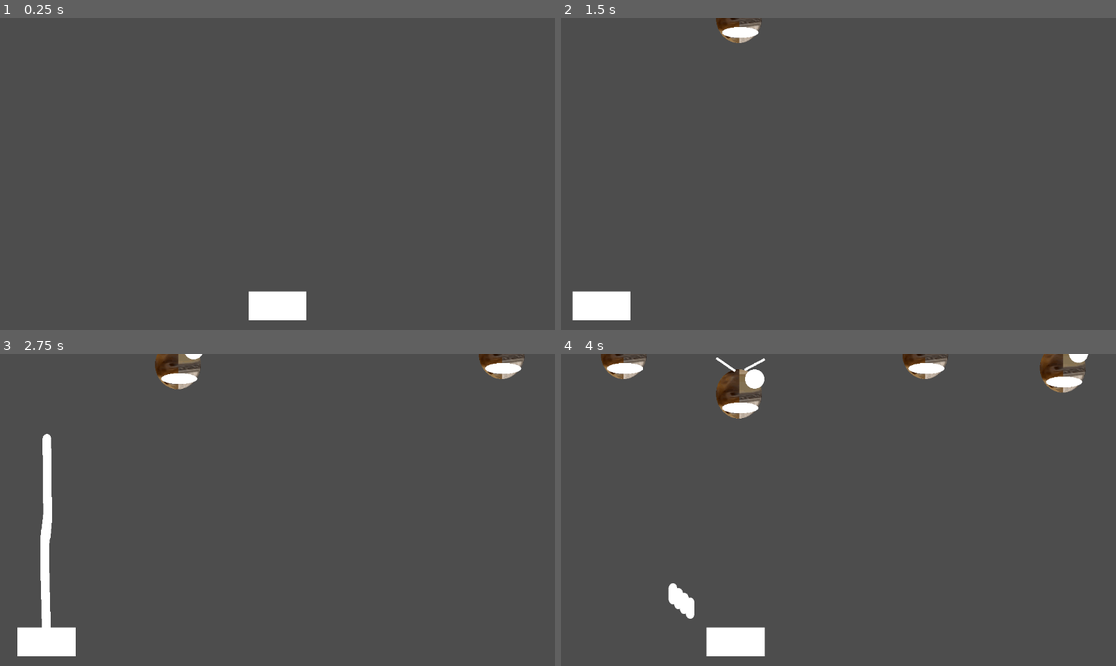
Above: before the commit, frames 1-4 (two rows, left to right).
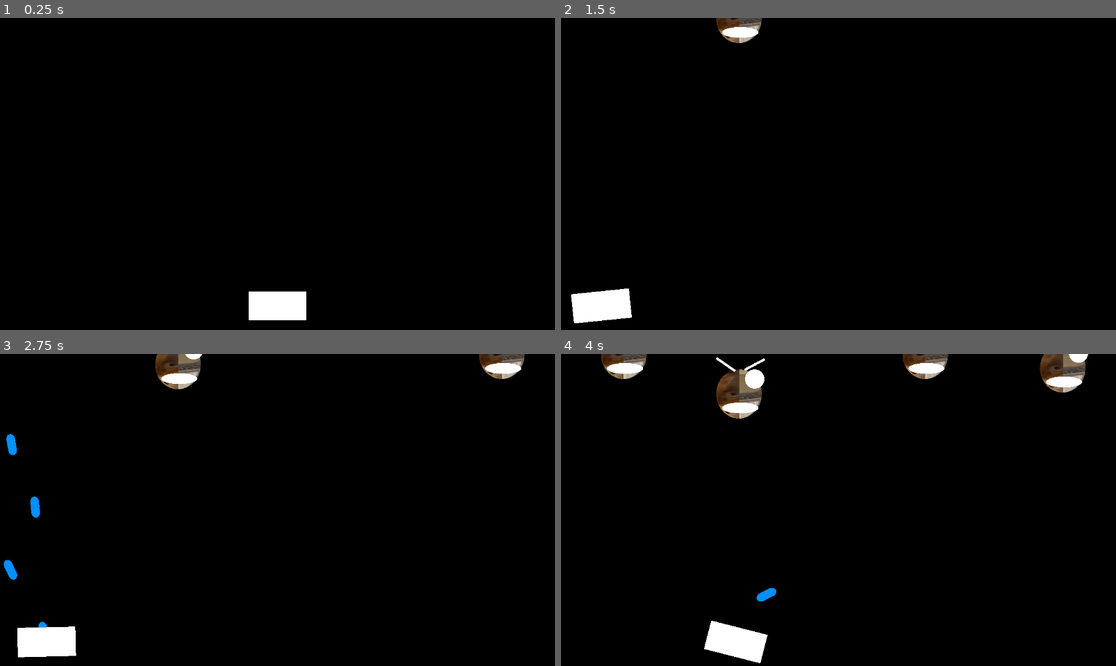
Above: after the commit, the same moments.

Repository: MannyFluss/GameInAnHour
Game: Godot game, scene res://Ngbb2012/Main.tscn
The game is run twice, just before and just after one commit, with the same random seed, the same clock (stepped at 60 frames per second) and the same inputs.
Inputs:
- Up to frame 1 (0.25 s): no input
- Up to frame 2 (1.5 s): tap Enter at 0.5 s; hold A (a) 0.53-1.28 s; tap D (d) at 0.8, 1.35 s
- Up to frame 3 (2.75 s): tap Space (space) at 1.55 s; hold Space (space) from 2.03 s (still down); tap A (a) at 2.3 s
- Up to frame 4 (4 s): release Space (space) at 2.78 s; tap A (a) at 2.85 s; tap D (d) at 3.05 s; hold D (d) from 3.53 s (still down); tap Space (space) at 3.8 s

The runs differ from the first frame. In frame 1, 99% of the frame differs, in the area x 0-100%, y 0-100%; in frame 2, 99%; in frame 3, 98%; in frame 4, 96%.

Commit message:
Update

Diff:
--- a/MannyFolder/Alien/Alien.gd
+++ b/MannyFolder/Alien/Alien.gd
@@ -1,5 +1,10 @@
 extends RigidBody2D
 class_name Alien
+
+@export
+var initailHealth = 100
+
+var health = initailHealth
 
 # Called when the node enters the scene tree for the first time.
 @export
@@ -14,7 +19,8 @@
 
 # Called every frame. 'delta' is the elapsed time since the previous frame.
 func _process(delta):
-	pass
+	if global_position.y > get_window().size.y + 100:
+		timeToGetDestroyed()
 
 
 func _on_timer_timeout():
@@ -24,3 +30,8 @@
 func timeToGetDestroyed():
 	queue_free()
 	pass
+
+func applyDamage(damage : float):
+	health = max(health - damage, 0)
+	if health <= 0:
+		timeToGetDestroyed()
--- a/Ngbb2012/Larser.gd
+++ b/Ngbb2012/Larser.gd
@@ -2,7 +2,10 @@
 
 var vel = Vector2.ZERO
 
-func fire(vec2):
+var larserDamage : float
+
+func fire(vec2, damage):
+	larserDamage = damage
 	vel = vec2
 
 # Called when the node enters the scene tree for the first time.
@@ -21,3 +24,9 @@
 func edge_check():
 	if global_position.y < -100:
 		queue_free()
+
+
+func _on_area_2d_body_entered(body):
+	if body is Alien:
+		body.applyDamage(larserDamage)
+		queue_free()
--- a/Ngbb2012/Larser.tscn
+++ b/Ngbb2012/Larser.tscn
@@ -1,13 +1,25 @@
-[gd_scene load_steps=3 format=3 uid="uid://p1ypf3dp8rx"]
+[gd_scene load_steps=4 format=3 uid="uid://p1ypf3dp8rx"]
 
 [ext_resource type="Script" path="res://Ngbb2012/Larser.gd" id="1_wo062"]
 
 [sub_resource type="CapsuleMesh" id="CapsuleMesh_b1oo8"]
 
+[sub_resource type="CapsuleShape2D" id="CapsuleShape2D_plq45"]
+height = 46.0
+
 [node name="Laser" type="Node2D"]
+modulate = Color(0, 0.564706, 1, 1)
+z_index = -1
 script = ExtResource("1_wo062")
 
 [node name="MeshInstance2D" type="MeshInstance2D" parent="."]
 position = Vector2(0, 5.36442e-06)
 scale = Vector2(18, 22)
 mesh = SubResource("CapsuleMesh_b1oo8")
+
+[node name="Area2D" type="Area2D" parent="."]
+
+[node name="CollisionShape2D" type="CollisionShape2D" parent="Area2D"]
+shape = SubResource("CapsuleShape2D_plq45")
+
+[connection signal="body_entered" from="Area2D" to="." method="_on_area_2d_body_entered"]
--- a/Ngbb2012/Main.tscn
+++ b/Ngbb2012/Main.tscn
@@ -6,4 +6,24 @@
 [node name="Game" type="Node2D"]
 script = ExtResource("1_303au")
 
+[node name="Node" type="Node" parent="."]
+
+[node name="Control" type="Control" parent="Node"]
+z_index = -1000
+layout_mode = 3
+anchors_preset = 15
+anchor_right = 1.0
+anchor_bottom = 1.0
+grow_horizontal = 2
+grow_vertical = 2
+
+[node name="ColorRect" type="ColorRect" parent="Node/Control"]
+layout_mode = 1
+anchors_preset = 15
+anchor_right = 1.0
+anchor_bottom = 1.0
+grow_horizontal = 2
+grow_vertical = 2
+color = Color(0, 0, 0, 1)
+
 [node name="AlienSpawner" parent="." instance=ExtResource("2_l2blb")]
--- a/Ngbb2012/player.gd
+++ b/Ngbb2012/player.gd
@@ -3,9 +3,15 @@
 const DRAG = 0.95
 
 var vel = Vector2.ZERO
+var firing : bool = true
+@export var damage : float = 25
+
+@export var fireDelta : float : set = set_fire_delta
+# milliseconds
 
 # Called when the node enters the scene tree for the first time.
 func _ready():
+	fireDelta = 0.2
 	global_position.x = get_window().size.x / 2
 	global_position.y = get_window().size.y - 50
 
@@ -14,11 +20,30 @@
 func _process(delta):
 	vel.x -= Input.get_action_strength("a") - Input.get_action_strength("d")
 	vel.x *= DRAG
+	rotation_degrees = vel.x
 	global_position.x += vel.x
 	global_position.x = lerp(global_position.x, clampf(global_position.x, 100, get_window().size.x - 100), 0.3)
 
-	if Input.get_action_strength("space"):
+
+	if Input.get_action_strength("space") and firing ==true:
+		fire()
+
+
+func fire():
 		var laser = preload("res://Ngbb2012/Larser.tscn").instantiate()
 		get_tree().current_scene.add_child(laser)
-		laser.fire(Vector2(0, -10))
+		laser.fire(Vector2(cos(rotation - PI / 2) * 10, sin(rotation - PI / 2)) * 10, damage)
 		laser.global_position = global_position
+		firing = false
+		$Timer.start()
+
+
+
+func _on_timer_timeout():
+	firing = true
+
+	pass # Replace with function body.
+
+func set_fire_delta(delta):
+	fireDelta = delta
+	$Timer.wait_time = delta
--- a/Ngbb2012/player.tscn
+++ b/Ngbb2012/player.tscn
@@ -11,3 +11,8 @@
 position = Vector2(6.10352e-05, 0)
 scale = Vector2(-120.744, 60.9664)
 mesh = SubResource("BoxMesh_h3f4e")
+
+[node name="Timer" type="Timer" parent="."]
+wait_time = 0.098
+
+[connection signal="timeout" from="Timer" to="." method="_on_timer_timeout"]
